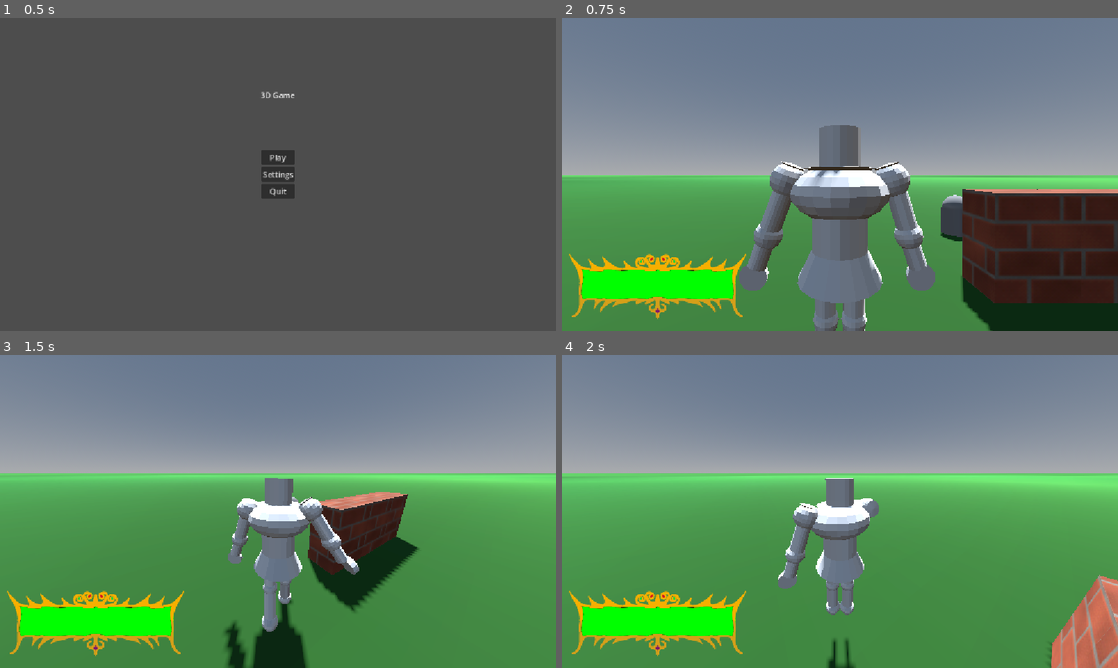
Above: before the commit, frames 1-4 (two rows, left to right).
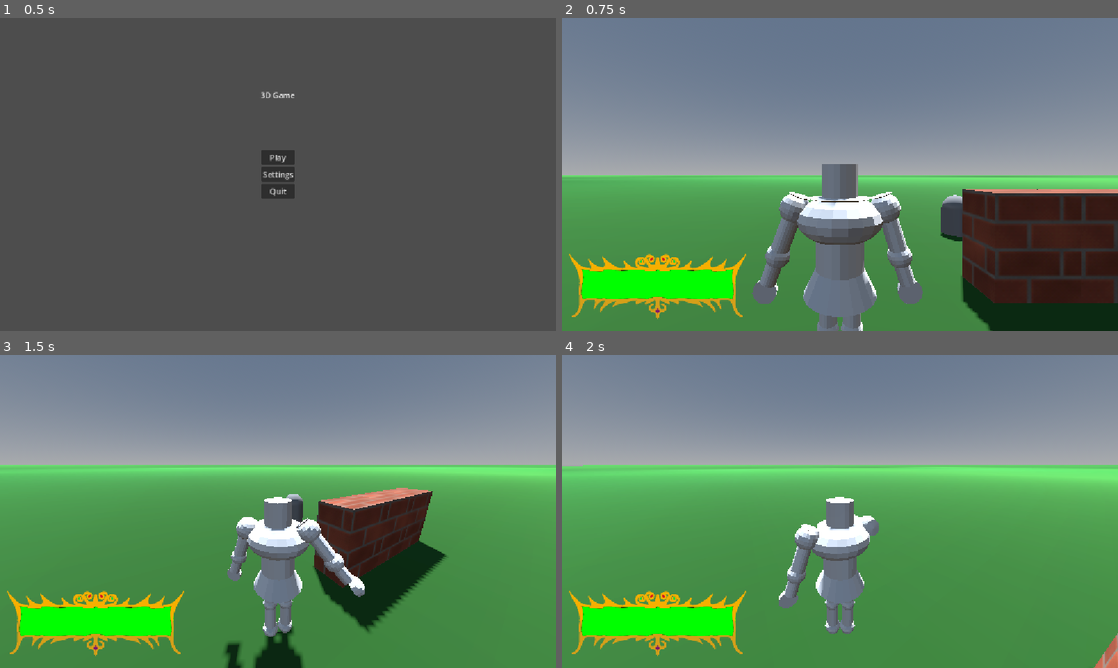
Above: after the commit, the same moments.

Repository: AttilaB-7299/3d-game
Game: Godot game, scene res://UI/Menu/main_menu.tscn
The game is run twice, just before and just after one commit, with the same random seed, the same clock (stepped at 60 frames per second) and the same inputs.
Inputs (mouse positions are in pixels of both pictures, inside the frame that each line leads up to):
- Up to frame 1 (0.5 s): no input
- Up to frame 2 (0.75 s): click "Play" at 0.5 s
- Up to frame 3 (1.5 s): tap Enter at 1.25 s; move the mouse to (305, 511) at 1.27 s; hold W (move forward) from 1.28 s (still down); hold Shift (sprint) from 1.28 s (still down); click (305, 511) at 1.35 s
- Up to frame 4 (2 s): keep holding W (move forward); keep holding Shift (sprint); tap Space (jump) at 1.52 s

Frame 1 is identical in both runs. In frame 2, 9.9% of the frame differs, in the area x 31-68%, y 34-100%; in frame 3, 13%, in the area x 0-100%, y 35-100%; in frame 4, 10%.

Commit message:
fixed new running animations

Diff:
--- a/Models/Player/Player.tscn
+++ b/Models/Player/Player.tscn
@@ -2,15 +2,15 @@
 
 [ext_resource type="Script" uid="uid://bwhlp01lh32cj" path="res://Models/Player/player.gd" id="1_s0eop"]
 [ext_resource type="PackedScene" uid="uid://68swgx1edd4w" path="res://Scenes/killzone.tscn" id="2_xd66b"]
+[ext_resource type="PackedScene" uid="uid://b0dlxy378sw7k" path="res://Models/Player/Knight.gltf" id="4_ijhft"]
 [ext_resource type="Script" uid="uid://i5md25ocnwgk" path="res://Scripts/camera_3d.gd" id="4_ude3g"]
-[ext_resource type="PackedScene" uid="uid://p3nbr81drdbc" path="res://Models/Player/KnightUnarmed.gltf" id="4_xd66b"]
 [ext_resource type="Script" uid="uid://pdpy5pvns4i1" path="res://Scripts/player_modeled.gd" id="5_5m70n"]
 
 [sub_resource type="BoxShape3D" id="BoxShape3D_8qdug"]
 size = Vector3(1, 2.5044632, 1.6826134)
 
 [sub_resource type="BoxShape3D" id="BoxShape3D_2k3eg"]
-size = Vector3(0.50805664, 0.75878906, 0.38476563)
+size = Vector3(0.50805664, 0.66467285, 0.38476563)
 
 [node name="Player" type="CharacterBody3D" unique_id=153155451 groups=["Player"]]
 collision_layer = 2
@@ -24,7 +24,7 @@
 shape = SubResource("BoxShape3D_8qdug")
 
 [node name="CollisionShape3D" type="CollisionShape3D" parent="." unique_id=192644074]
-transform = Transform3D(1, 0, 0, 0, 3.6267688, 0, 0, 0, 1, -0.011108398, 1.342735, -0.010528594)
+transform = Transform3D(1, 0, 0, 0, 3.6267688, 0, 0, 0, 1, -0.011108398, 1.1720662, -0.010528594)
 shape = SubResource("BoxShape3D_2k3eg")
 
 [node name="cameraOrigin" type="Node3D" parent="." unique_id=1941544648]
@@ -38,6 +38,6 @@
 transform = Transform3D(1, 0, 0, 0, 1, 0, 0, 0, 1, 0, 0.82348347, 0.9941026)
 script = ExtResource("4_ude3g")
 
-[node name="blockbench_export" parent="." unique_id=1868142888 instance=ExtResource("4_xd66b")]
-transform = Transform3D(1.5, 0, 0, 0, 1.5, 0, 0, 0, 1.5, 0, 0, 0)
+[node name="blockbench_export" parent="." unique_id=1458451363 instance=ExtResource("4_ijhft")]
+transform = Transform3D(1.3, 0, 0, 0, 1.3, 0, 0, 0, 1.3, 0, 0, 0)
 script = ExtResource("5_5m70n")
--- a/Models/Player/player.gd
+++ b/Models/Player/player.gd
@@ -4,7 +4,7 @@
 const SPEED = 5.0
 const JUMP_VELOCITY = 5.5
 const GRAV_MULTIPLIER = 1.5
-var moving = false
+var walking = false
 var hitting = false
 var attack_count = 0
 var running = false
@@ -101,11 +101,11 @@
 func fixAnim():
 	if hitting:
 		pass
-	elif moving:
-		#change this
+	elif walking:
+		blockbench_export._animBlend("walk", 0.3)
 		pass
-	elif (!moving and !hitting):
-		#blockbench_export._playAnim("default")
+	elif (!walking and !hitting && !running):
+		blockbench_export._animBlend("default", 0.2)
 		pass
 func handleJump():
 	if Input.is_action_just_pressed("jump") and (is_on_floor() || jumps < 3):
@@ -116,18 +116,21 @@
 func handleMovement():
 	var input_dir := Input.get_vector("move left", "move right", "move forward", "move back")
 	var direction := (transform.basis * Vector3(input_dir.x, 0, input_dir.y)).normalized()
-	if (!input_dir && (running || direction)):
-		blockbench_export._stopAnim()
+	if (!input_dir && (running || walking)):
+		blockbench_export._animBlend("default", 0.2)
+		#blockbench_export._stopAnim()
 	if direction:
-		moving = true
 		if (!hitting && !running):
-			blockbench_export._playAnim("walk")
+			blockbench_export._animBlend("walk", 0.2)
+			walking = true
 		elif (running && !hitting):
-			blockbench_export._playAnim("run")
+			blockbench_export._animBlend("run", 0.2)
+			running = true
 		velocity.x = direction.x * SPEED * sprintSpeed
 		velocity.z = direction.z * SPEED * sprintSpeed
 	else:
-		moving = false
+		walking = false
+		running = false
 		velocity.x = move_toward(velocity.x, 0, SPEED)
 		velocity.z = move_toward(velocity.z, 0, SPEED)
 	if Input.is_action_pressed("sprint") and is_on_floor():
@@ -135,8 +138,9 @@
 		sprintSpeed = 1.75
 	if Input.is_action_just_released("sprint"):
 		running = false
-		if (moving):
-			blockbench_export._playAnim("walk")
+		if (direction):
+			blockbench_export._animBlend("walk", 0.2)
 		else:
-			blockbench_export._playAnim("default")
+			blockbench_export._stopAnim()
+			blockbench_export._animBlend("default", 0.2)
 		sprintSpeed = 1
--- a/Scenes/world.tscn
+++ b/Scenes/world.tscn
@@ -60,7 +60,7 @@
 transform = Transform3D(1, 0, 0, 0, 1, 0, 0, 0, 1, 0, 0.5, 0)
 
 [node name="DeathBoxDown" parent="." unique_id=388224691 instance=ExtResource("2_go701")]
-transform = Transform3D(1.1298711, 0, 0, 0, 1, 0, 0, 0, 1.0937092, 0, -4.785433, 0)
+transform = Transform3D(159.02158, 0, 0, 0, 1, 0, 0, 0, 121.18524, 0, -4.785433, 0)
 
 [node name="CollisionShape3D" type="CollisionShape3D" parent="DeathBoxDown" unique_id=483528308]
 transform = Transform3D(4.3722954, 0, 0, 0, 1, 0, 0, 0, 1, -0.32637453, -3.0466366, -1.2687225)
--- a/Scripts/camera_3d.gd
+++ b/Scripts/camera_3d.gd
@@ -1,14 +1,16 @@
 extends Camera3D
 
-
+var default = 75
+var running = 90
 # Called when the node enters the scene tree for the first time.
 func _ready() -> void:
+	fov = default
 	pass # Replace with function body.
 @onready var player: Player = $"../../.."
 # Called every frame. 'delta' is the elapsed time since the previous frame.
 func _process(_delta: float) -> void:
 	if (player.running):
-		fov = 100
+		fov = running
 	elif (!player.running):
-		fov = 75
+		fov = default
 	pass
Not shown, added: Models/Player/Knight.gltf
Not shown, changed: Models/Player/Knight.gltf.import
Not shown, removed: Models/Player/KnightUnarmed.gltf
